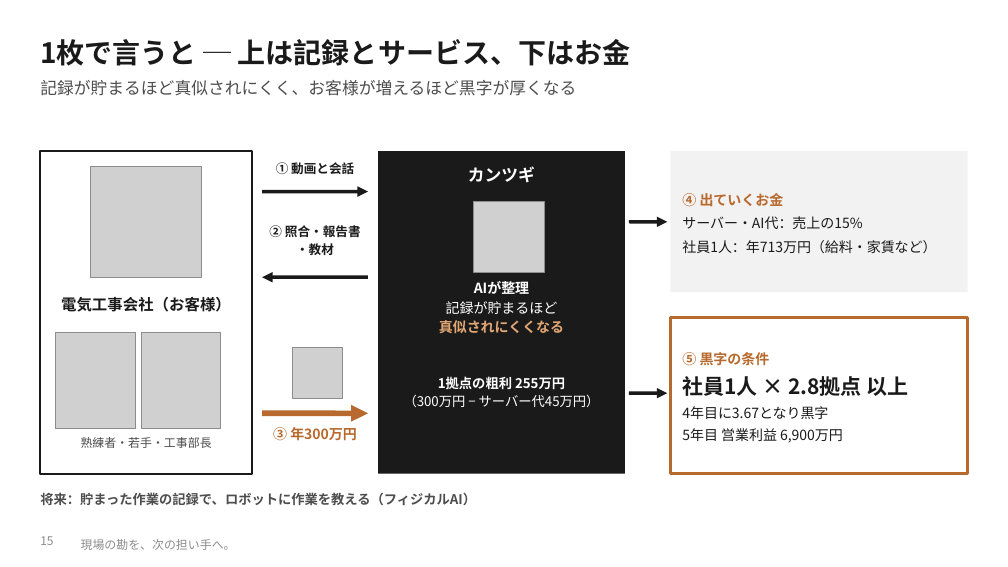
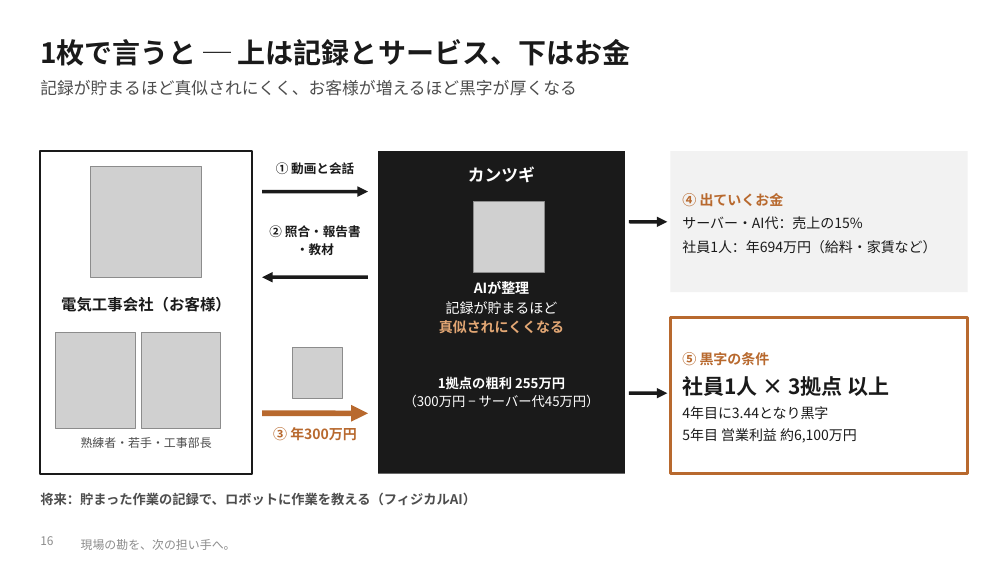
Before and after one commit to SEITOSHIKI/-ai-commute-audio-, a slide deck: slide 16 of deck/カンツギ_事業計画書_やさしい版.pptx (slide 15 before the commit). Drawn at 1008x567 pixels with LibreOffice and Linux fonts; fonts in the diff are those of the drawing; grey boxes stand for pictures; background and template pictures are left out. Boxes give left, top, right and bottom in pixels: in the first picture for what was removed or moved away, otherwise in the second. Text is boxed around its words. In the diff, an @@ line names an element or a change of style, - is before the commit and + after.

```diff
--- a/deck/カンツギ_事業計画書_やさしい版.pptx
+++ b/deck/カンツギ_事業計画書_やさしい版.pptx
@@ text at (682, 240, 936, 253): text changed @@
-社員1人：年713万円（給料・家賃など）
+社員1人：年694万円（給料・家賃など）
@@ text at (682, 376, 889, 443): text changed @@
-社員1人 × 2.8拠点 以上
-4年目に3.67となり黒字
-5年目 営業利益 6,900万円
+社員1人 × 3拠点 以上
+4年目に3.44となり黒字
+5年目 営業利益 約6,100万円
```
Also in this commit, not shown: 7 other slides changed, 1 slide added, 13 other files.
